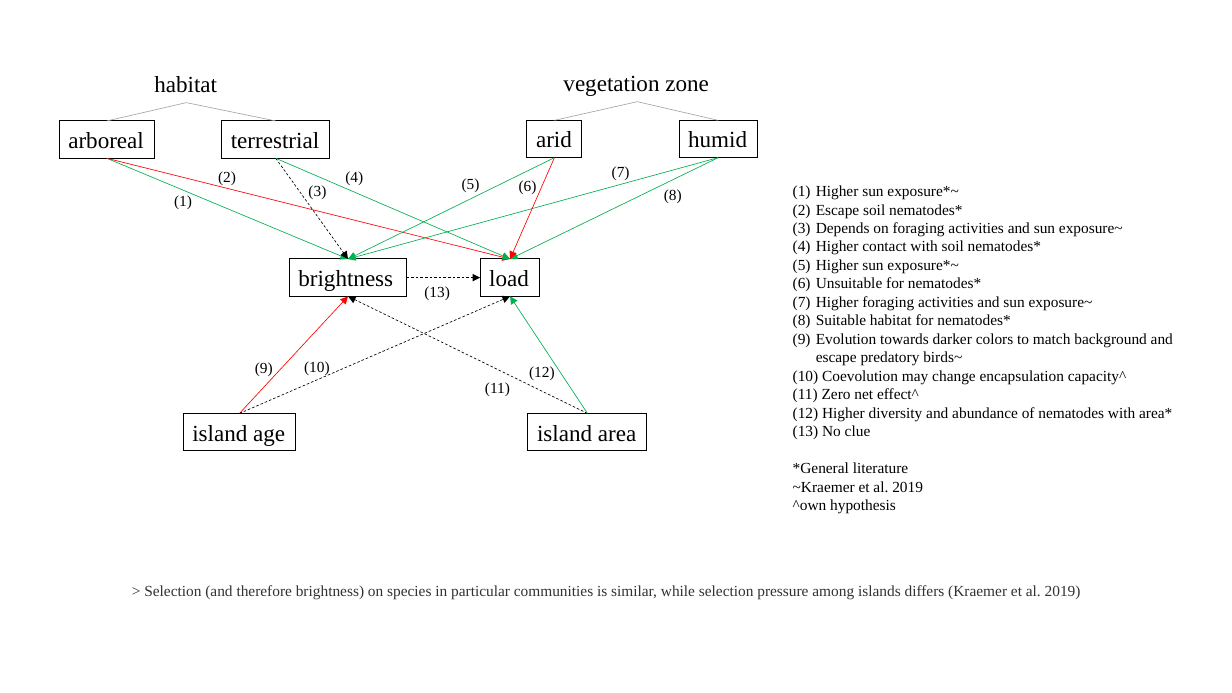
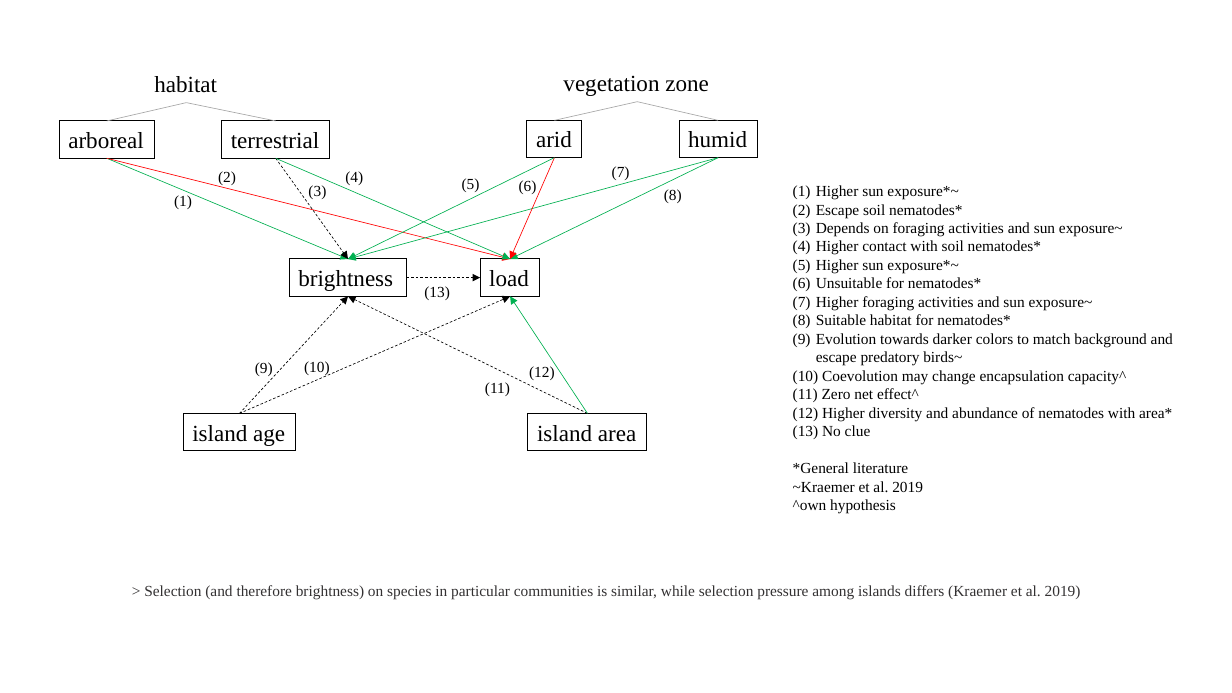
Before and after one commit to Alex-Fuster/naesiotus_nematodes, a slide deck: slide 1 of f_other/causal_diagram.pptx. Drawn at 1232x693 pixels with LibreOffice and Linux fonts; fonts in the diff are those of the drawing. Boxes give left, top, right and bottom in pixels: in the first picture for what was removed or moved away, otherwise in the second. Text is boxed around its words. In the diff, an @@ line names an element or a change of style, - is before the commit and + after.

```diff
--- a/f_other/causal_diagram.pptx
+++ b/f_other/causal_diagram.pptx
@@ arrow (239, 413) - (348, 297): stroke #FF0000 0.5 pt to #000000 0.5 pt dashed @@
```
Also in this commit, not shown: 8 other files.
